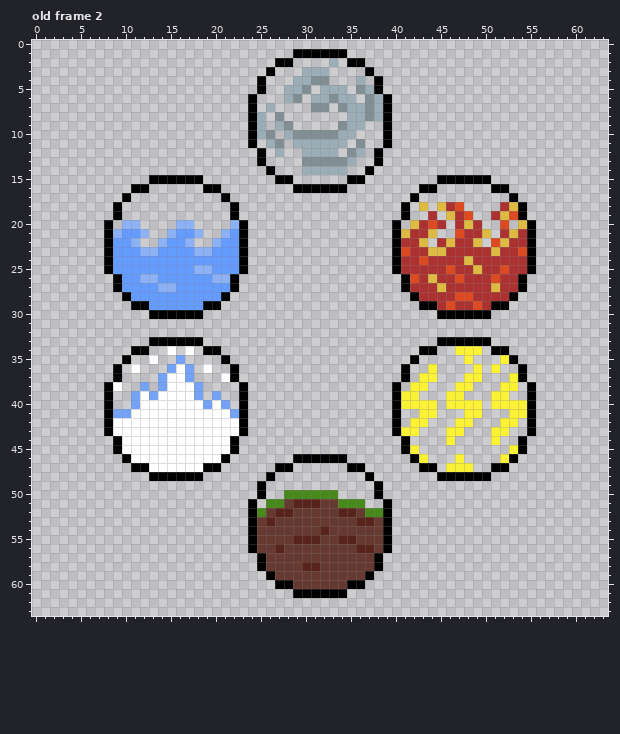
Two states of a pixel-art file, export/windows/neko/bin/assets/images/ASE/Trinity.ase. The picture above was drawn from the file before the commit.
64x64 pixels, 2 frames. Shown: old frame 2. The commit also changed other frames, which this record leaves out.
After:
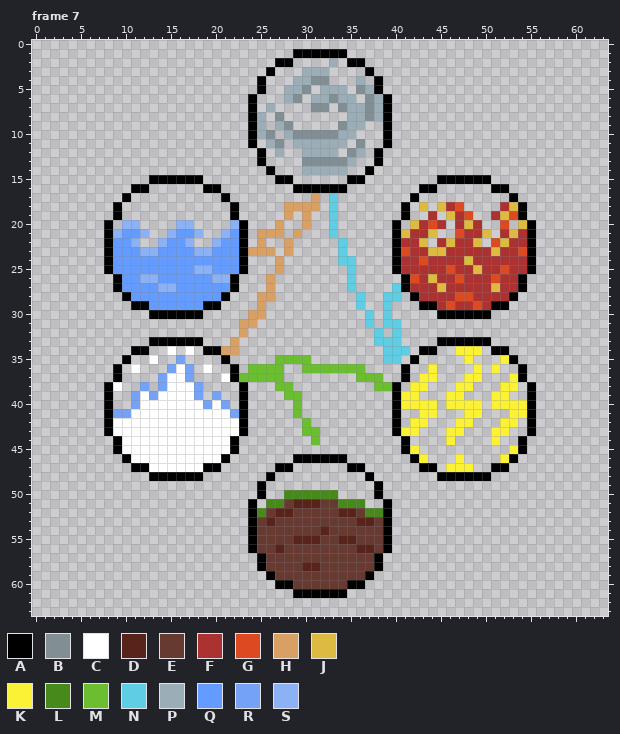
Palette (. is transparent): A #000000  B #818e94  C #ffffff  D #58231a  E #663931  F #ac3232  G #dd4a21  H #d9a066  J #ddba41  K #fbf236  L #48891c  M #6abe30  N #5fcde4  P #9badb7  Q #639bff  R #73a2f7  S #8cb1f4
A new or re-ordered frame is compared with the old frame closest to it.
The edit:
{"change": "frames 2 -> 7"}
{"where": "frame 7 is new; against old frame 2, layer \"Layer 1\""}
{"frame":7,"y":17,"x":31,"old":".","new":"H"}
{"frame":7,"y":17,"x":33,"old":".","new":"N"}
{"frame":7,"y":18,"x":28,"old":"....","new":"HHHH"}
{"frame":7,"y":18,"x":33,"old":".","new":"N"}
{"frame":7,"y":19,"x":28,"old":".","new":"H"}
{"frame":7,"y":19,"x":30,"old":".","new":"H"}
{"frame":7,"y":19,"x":33,"old":".","new":"N"}
{"frame":7,"y":20,"x":27,"old":".","new":"H"}
{"frame":7,"y":20,"x":30,"old":".","new":"H"}
{"frame":7,"y":20,"x":33,"old":".","new":"N"}
{"frame":7,"y":21,"x":25,"old":"...","new":"HHH"}
{"frame":7,"y":21,"x":29,"old":".","new":"H"}
{"frame":7,"y":21,"x":33,"old":".","new":"N"}
{"frame":7,"y":22,"x":25,"old":".","new":"H"}
{"frame":7,"y":22,"x":28,"old":".","new":"H"}
{"frame":7,"y":22,"x":34,"old":".","new":"N"}
{"frame":7,"y":23,"x":24,"old":"...","new":"HHH"}
{"frame":7,"y":23,"x":28,"old":".","new":"H"}
{"frame":7,"y":23,"x":34,"old":".","new":"N"}
{"frame":7,"y":24,"x":27,"old":".","new":"H"}
{"frame":7,"y":24,"x":34,"old":"..","new":"NN"}
{"frame":7,"y":25,"x":27,"old":".","new":"H"}
{"frame":7,"y":25,"x":35,"old":".","new":"N"}
{"frame":7,"y":26,"x":26,"old":".","new":"H"}
{"frame":7,"y":26,"x":35,"old":".","new":"N"}
{"frame":7,"y":27,"x":26,"old":".","new":"H"}
{"frame":7,"y":27,"x":35,"old":".","new":"N"}
{"frame":7,"y":27,"x":40,"old":".","new":"N"}
{"frame":7,"y":28,"x":25,"old":"..","new":"HH"}
{"frame":7,"y":28,"x":36,"old":".","new":"N"}
{"frame":7,"y":28,"x":39,"old":"..","new":"NN"}
{"frame":7,"y":29,"x":25,"old":".","new":"H"}
{"frame":7,"y":29,"x":36,"old":".","new":"N"}
{"frame":7,"y":29,"x":39,"old":".","new":"N"}
{"frame":7,"y":30,"x":24,"old":"..","new":"HH"}
{"frame":7,"y":30,"x":37,"old":".","new":"N"}
{"frame":7,"y":30,"x":39,"old":".","new":"N"}
{"frame":7,"y":31,"x":23,"old":"..","new":"HH"}
{"frame":7,"y":31,"x":37,"old":".","new":"N"}
{"frame":7,"y":31,"x":39,"old":"..","new":"NN"}
{"frame":7,"y":32,"x":23,"old":".","new":"H"}
{"frame":7,"y":32,"x":38,"old":".","new":"N"}
{"frame":7,"y":32,"x":40,"old":".","new":"N"}
{"frame":7,"y":33,"x":22,"old":".","new":"H"}
{"frame":7,"y":33,"x":38,"old":"...","new":"NNN"}
{"frame":7,"y":34,"x":21,"old":"..","new":"HH"}
{"frame":7,"y":34,"x":39,"old":"...","new":"NNN"}
{"frame":7,"y":35,"x":27,"old":"....","new":"MMMM"}
{"frame":7,"y":35,"x":39,"old":"..","new":"NN"}
{"frame":7,"y":36,"x":24,"old":"....","new":"MMMM"}
{"frame":7,"y":36,"x":30,"old":".......","new":"MMMMMMM"}
{"frame":7,"y":37,"x":23,"old":".....","new":"MMMMM"}
{"frame":7,"y":37,"x":36,"old":"...","new":"MMM"}
{"frame":7,"y":38,"x":27,"old":"..","new":"MM"}
{"frame":7,"y":38,"x":38,"old":"..","new":"MM"}
{"frame":7,"y":39,"x":28,"old":"..","new":"MM"}
{"frame":7,"y":40,"x":29,"old":".","new":"M"}
{"frame":7,"y":41,"x":29,"old":".","new":"M"}
{"frame":7,"y":42,"x":30,"old":".","new":"M"}
{"frame":7,"y":43,"x":30,"old":"..","new":"MM"}
{"frame":7,"y":44,"x":31,"old":".","new":"M"}
